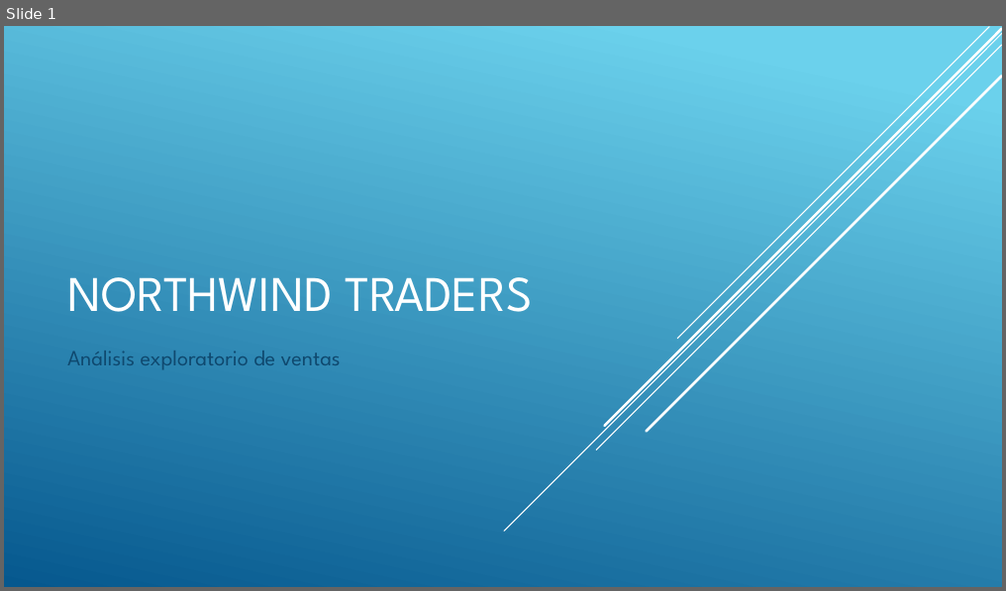
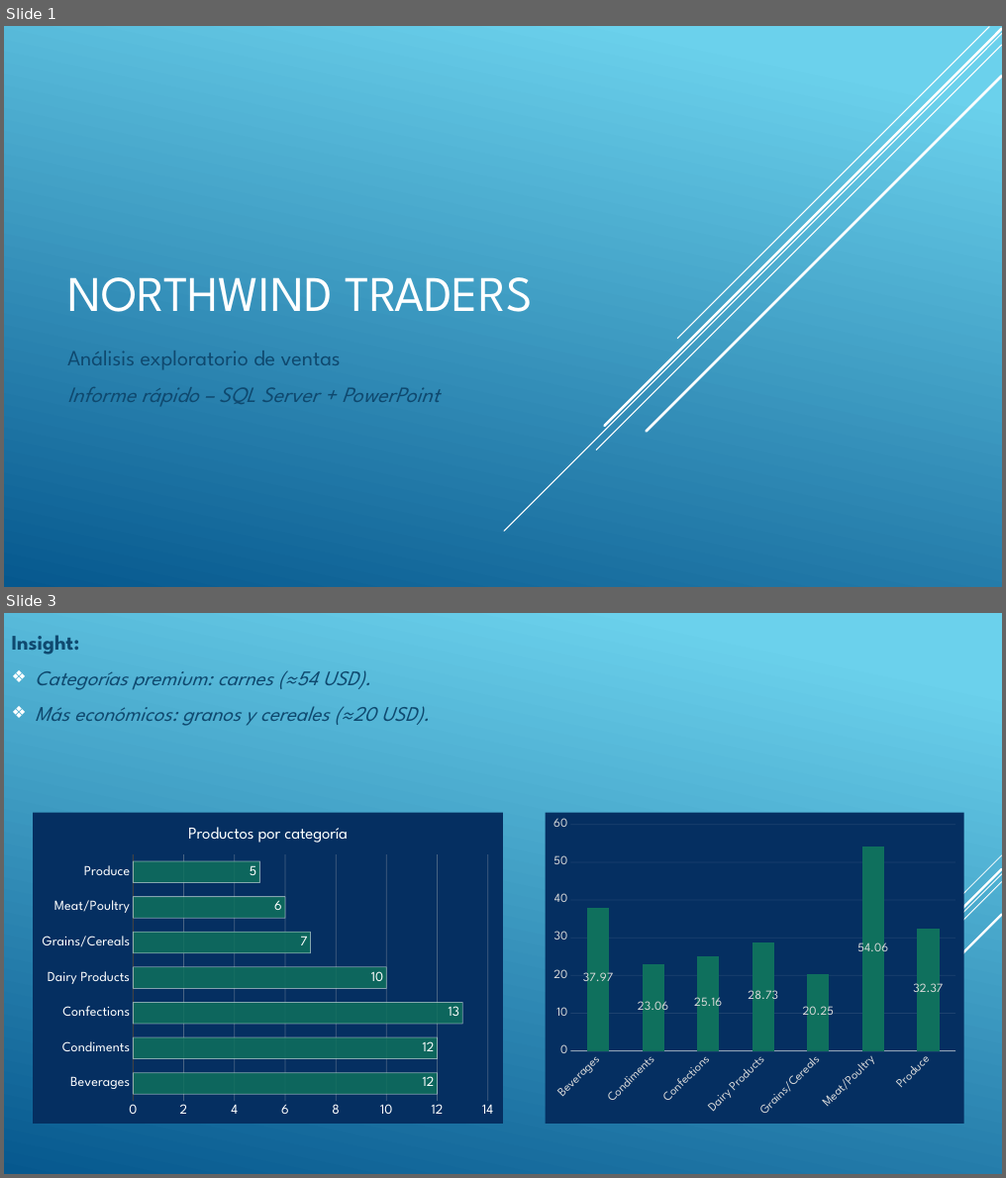
Before and after one commit to FedericoLami/NorthWind, a slide deck: Northwind traders.pptx. Shown one above the other, each under a label of ours: slide 1 before the commit, slides 1 and 3 after it; the slides between them are not shown. The pictures are 1006x591 and 1006x1178 pixels, drawn with LibreOffice and Linux fonts; fonts in the diff are those of the drawing. Boxes give left, top, right and bottom in pixels: in the first picture for what was removed or moved away, otherwise in the second. Text is boxed around its words. In the diff, an @@ line names an element or a change of style, - is before the commit and + after.

```diff
--- a/Northwind traders.pptx
+++ b/Northwind traders.pptx
@@ slide 3 added at <box>4,613,1002,1174</box>, background gradient #6ED2EB to #06588E @@
@@ text added at <box>12,635,430,726</box>, 20 pt, text #0F496F, italic @@
+Insight:
+❖ Categorías premium: carnes (≈54 USD).
+❖ Más económicos: granos y cereales (≈20 USD).
@@ bar chart added at <box>33,813,503,1124</box> @@
+title "Productos por categoría "
+categories: Beverages, Condiments, Confections, Dairy Products, Grains/Cereals, Meat/Poultry, Produce
+Series 1: 12, 12, 13, 10, 7, 6, 5
@@ column stacked chart added at <box>546,813,964,1124</box> @@
+categories: Beverages, Condiments, Confections, Dairy Products, Grains/Cereals, Meat/Poultry, Produce
+Series 1: 37.97, 23.06, 25.16, 28.73, 20.25, 54.06, 32.37
@@ group added at <box>757,856,1002,1118</box>: 5 lines @@
@@ slide 1 changed as well @@
@@ subtitle at <box>67,387,440,406</box>: paragraph added @@
+Informe rápido – SQL Server + PowerPoint
```
Also in this commit, not shown: 2 other slides added, 1 slide removed.
